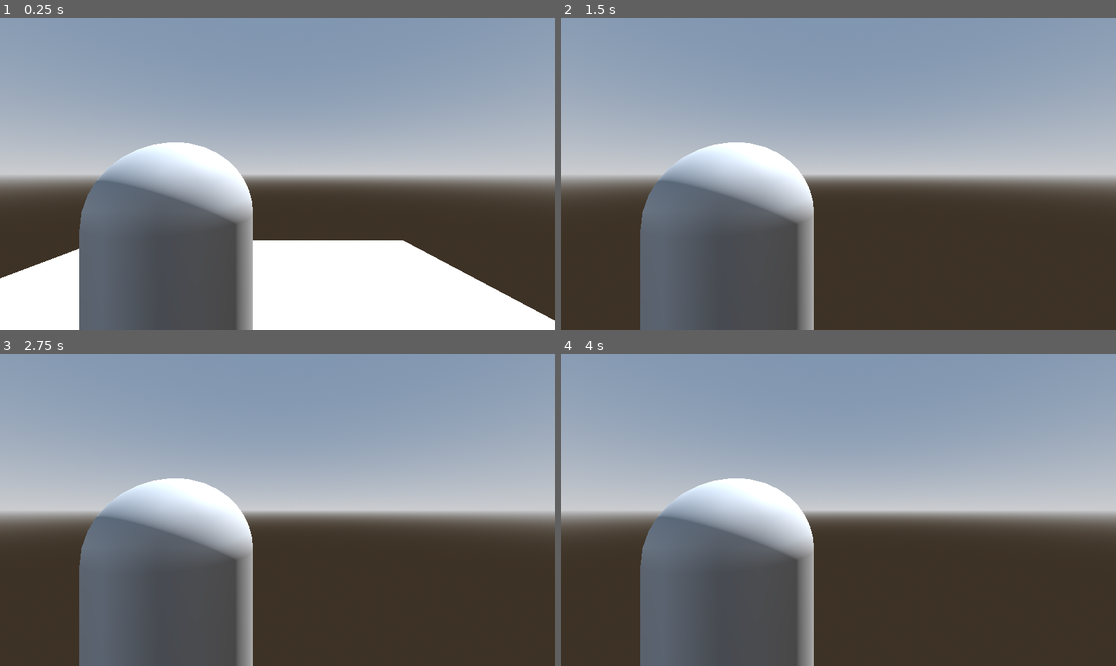
Above: before the commit, frames 1-4 (two rows, left to right).
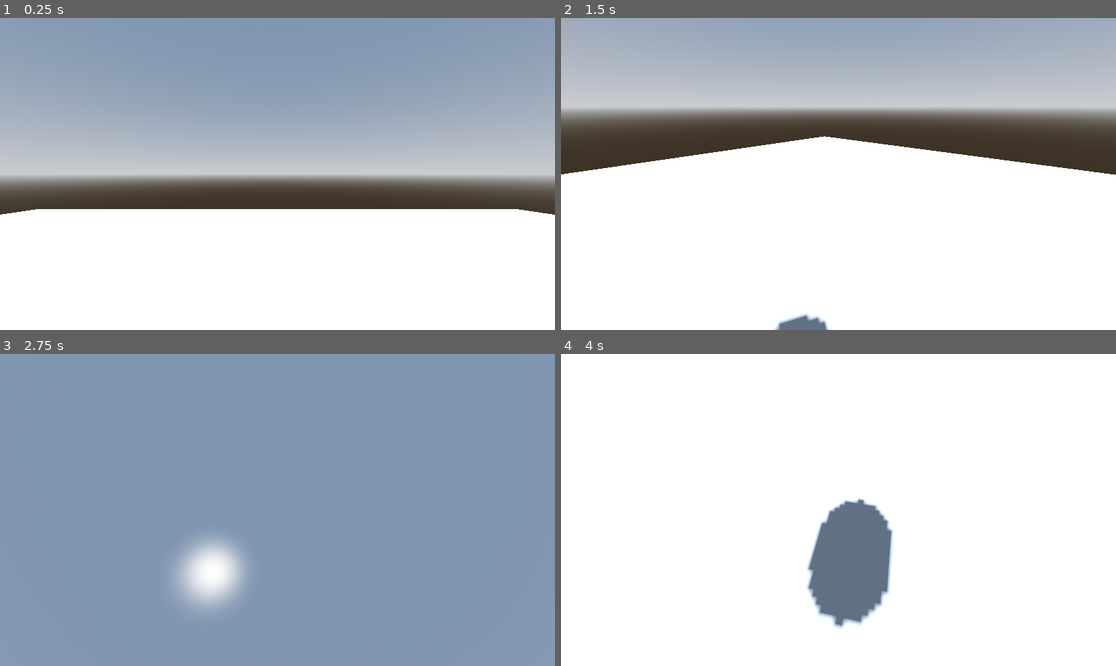
Above: after the commit, the same moments.

Repository: adrian-deguzman/over-the-shoulder-tps
Game: Godot game, scene res://scenes/world.tscn
Two runs of this game, one before a commit and one after it. Both use one fixed random seed, a clock stepped at 60 frames per second and the inputs below.
Inputs (mouse positions are in pixels of both pictures, inside the frame that each line leads up to):
- Up to frame 1 (0.25 s): no input
- Up to frame 2 (1.5 s): tap Enter at 0.5 s; move the mouse to (960, 158) at 0.52 s; hold W (up) 0.53-1.28 s; tap Space (jump) at 0.77 s; move the mouse to (727, 189) at 1.27 s; hold D (down) from 1.28 s (still down)
- Up to frame 3 (2.75 s): tap Space (jump) at 1.52 s; move the mouse to (333, 441) at 2.02 s; release D (down) at 2.03 s; hold W (up) from 2.03 s (still down)
- Up to frame 4 (4 s): tap Space (jump) at 2.75, 3.02, 3.77 s; move the mouse to (810, 572) at 2.77 s; move the mouse to (1005, 556) at 3.52 s; release W (up) at 3.53 s; hold A (left) from 3.53 s (still down)

The runs differ from the first frame. In frame 1, 28% of the frame differs, in the area x 0-100%, y 39-100%; in frame 2, 92%; in frame 3, 73%; in frame 4, 99%, in the area x 0-100%, y 0-100%.

Commit message:
added: camera movement

Diff:
--- a/barrion-deguzman-tps/scenes/world.tscn
+++ b/barrion-deguzman-tps/scenes/world.tscn
@@ -31,7 +31,7 @@
 [node name="CSGBox3D" type="CSGBox3D" parent="." unique_id=1974662812]
 transform = Transform3D(1, 0, 0, 0, 1, 0, 0, 0, 1, 0, -0.010253906, 0)
 use_collision = true
-size = Vector3(8, 0.002, 8)
+size = Vector3(24, 0.002, 20)
 
 [node name="Player" type="CharacterBody3D" parent="." unique_id=1198375977]
 transform = Transform3D(1, 0, 0, 0, 1, 0, 0, 0, 1, 0, -0.010253906, 0)
@@ -49,4 +49,4 @@
 transform = Transform3D(1, 0, 0, 0, 1, 0, 0, 0, 1, 0, 2, 0)
 
 [node name="Camera3D" type="Camera3D" parent="Player/Head" unique_id=1114059216]
-transform = Transform3D(1, 0, 0, 0, 1, 0, 0, 0, 1, 0.6723306, -0.21380544, 1.40663)
+transform = Transform3D(1, 0, 0, 0, 1, 0, 0, 0, 1, 0.009489536, -0.21380544, 0.16021597)
--- a/barrion-deguzman-tps/scripts/Player.gd
+++ b/barrion-deguzman-tps/scripts/Player.gd
@@ -3,6 +3,20 @@
 
 const SPEED = 5.0
 const JUMP_VELOCITY = 4.5
+const SENSITIVITY = 0.01
+
+@onready var head = $Head
+@onready var camera = $Head/Camera3D
+
+
+func _ready():
+	Input.set_mouse_mode(Input.MOUSE_MODE_CAPTURED)
+
+
+func _unhandled_input(event):
+	if event is InputEventMouseMotion:
+		head.rotate_y(-event.relative.x * SENSITIVITY)
+		camera.rotate_x(-event.relative.y * SENSITIVITY)
 
 
 func _physics_process(delta: float) -> void:
